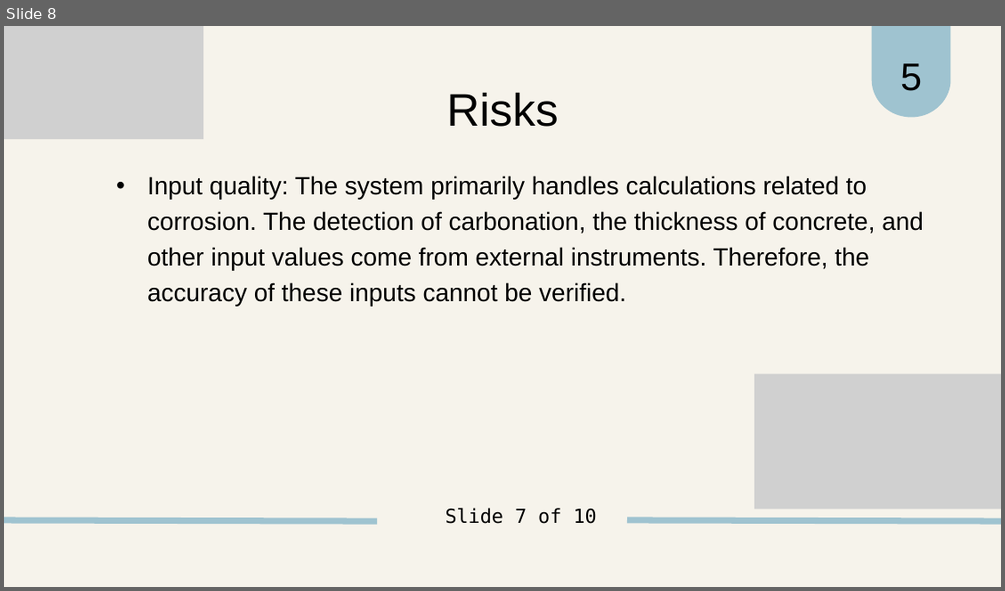
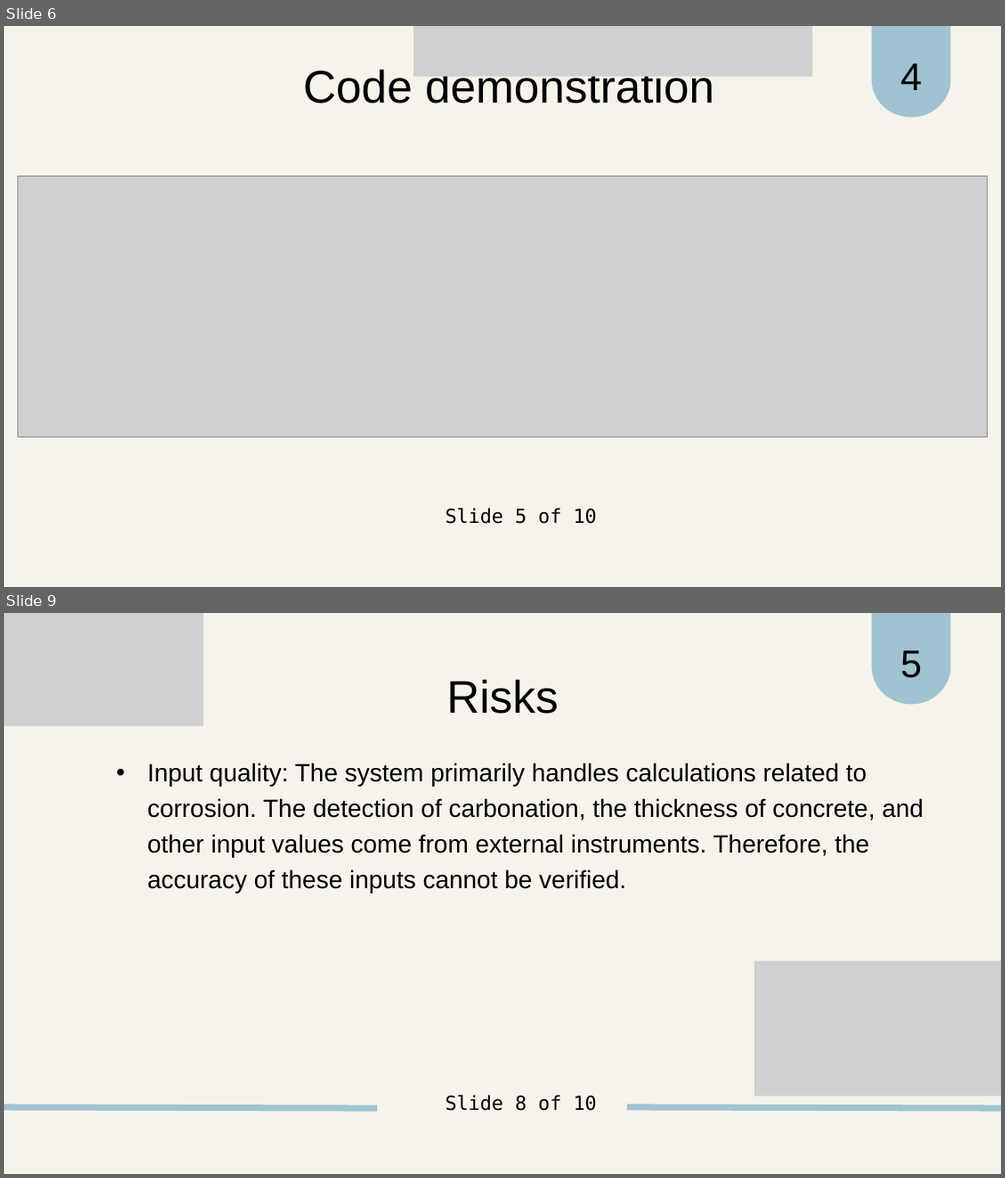
Before and after one commit to kypss94132/CAS741_YiLeng-Chen, a slide deck: docs/Presentations/POCPresentation.pptx. Shown one above the other, each under a label of ours: slide 8 before the commit, slides 6 and 9 after it; the slides between them are not shown. The pictures are 1005x591 and 1005x1178 pixels, drawn with LibreOffice and Linux fonts; fonts in the diff are those of the drawing; grey boxes stand for pictures. Boxes give left, top, right and bottom in pixels: in the first picture for what was removed or moved away, otherwise in the second. Text is boxed around its words. In the diff, an @@ line names an element or a change of style, - is before the commit and + after.

```diff
--- a/docs/Presentations/POCPresentation.pptx
+++ b/docs/Presentations/POCPresentation.pptx
@@ slide 6 added at (x1=4, y1=26, x2=1001, y2=587), background #F6F3EB; not listed: 1 template element that a slide beside it also shows @@
@@ picture added at (x1=413, y1=26, x2=812, y2=77) @@
@@ freeform shape added at (x1=872, y1=26, x2=950, y2=117), fill #9FC3D0 @@
@@ text added at (x1=303, y1=69, x2=714, y2=103), 66 pt, text #000000 @@
+Code demonstration
@@ text added at (x1=900, y1=63, x2=922, y2=90), 55.5 pt, text #000000 @@
+4
@@ picture added at (x1=18, y1=176, x2=987, y2=436) @@
@@ what was slide 8 is now slide 9 @@
@@ text at (x1=445, y1=1094, x2=597, y2=1111): text changed @@
-Slide 7 of 10
+Slide 8 of 10
```
Also in this commit, not shown: 2 slides changed, 1 other slide added, 1 slide removed.
